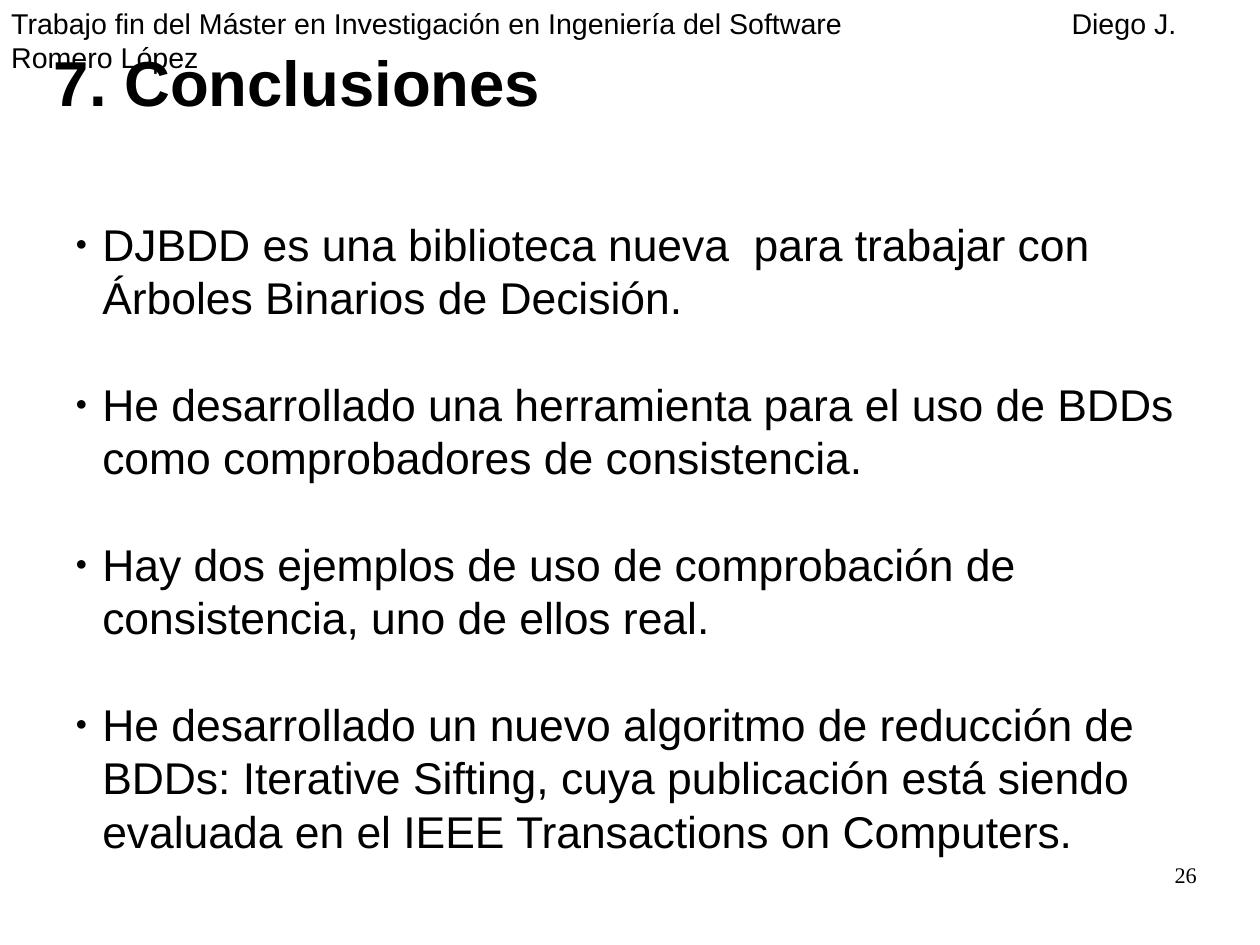
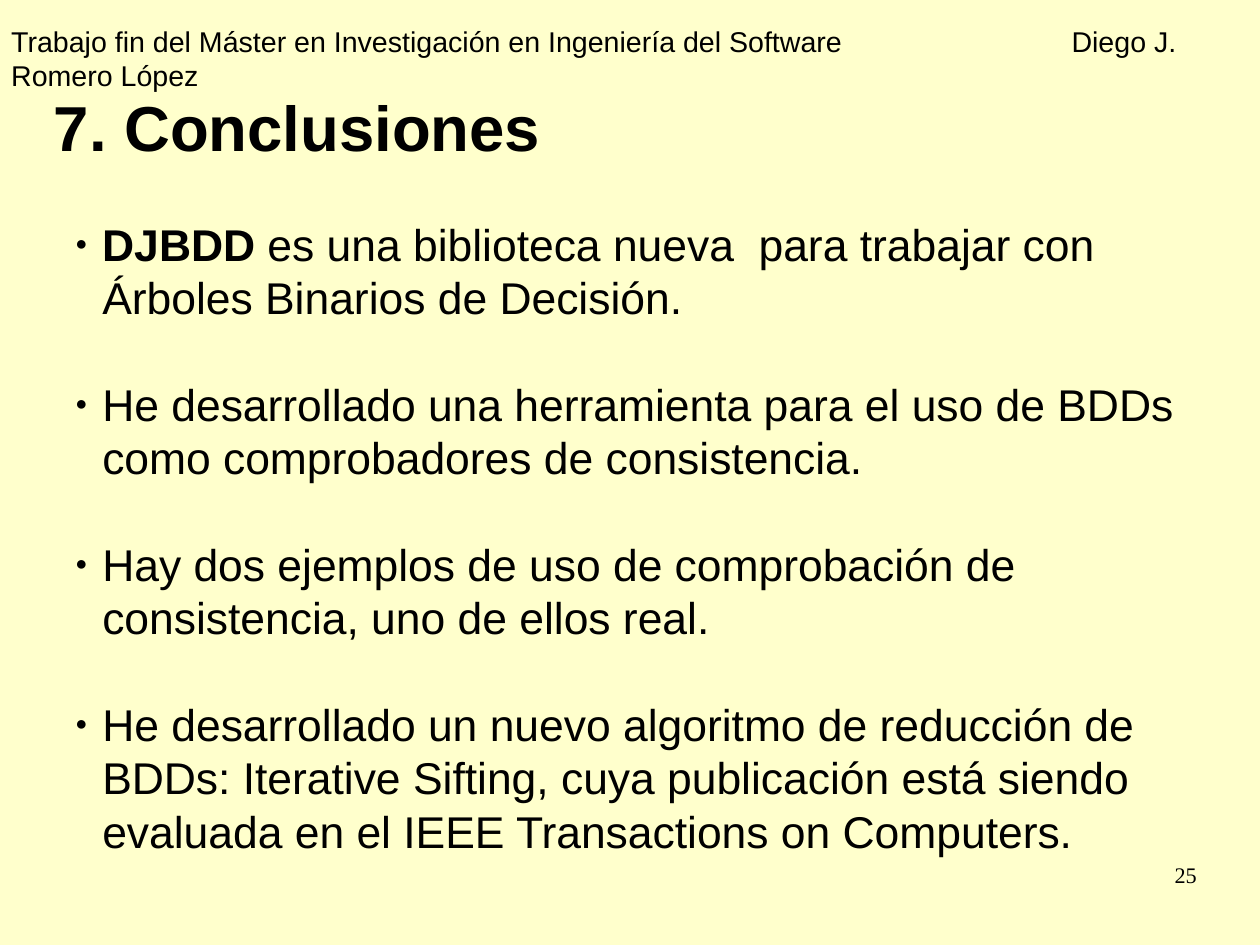
Before and after one commit to diegojromerolopez/djbdd, a slide deck: slide 25 of doc/presentacion.odp (slide 26 before the commit). Drawn at 1260x945 pixels with LibreOffice and Linux fonts; fonts in the diff are those of the drawing. Boxes give left, top, right and bottom in pixels: in the first picture for what was removed or moved away, otherwise in the second. Text is boxed around its words. In the diff, an @@ line names an element or a change of style, - is before the commit and + after.

```diff
--- a/doc/presentacion.odp
+++ b/doc/presentacion.odp
@@ background #FFFFFF to #FFFFCC @@
@@ text "Trabajo fin del Máster en ...": place and size @@
-text "Trabajo fin del Máster en ..." at [11, 13, 1176, 39]
+text "Trabajo fin del Máster en ..." at [11, 31, 1176, 57]
@@ text "7. Conclusiones": place and size @@
-text "7. Conclusiones" at [54, 57, 540, 107]
+text "7. Conclusiones" at [54, 105, 540, 152]
@@ text at [102, 228, 1095, 315]: bold on in "DJBDD" @@
@@ page number at [1175, 868, 1197, 884]: text changed @@
-26
+25
```
Also in this commit, not shown: 23 other slides changed, 3 slides added, 2 slides removed, 1 other file.
